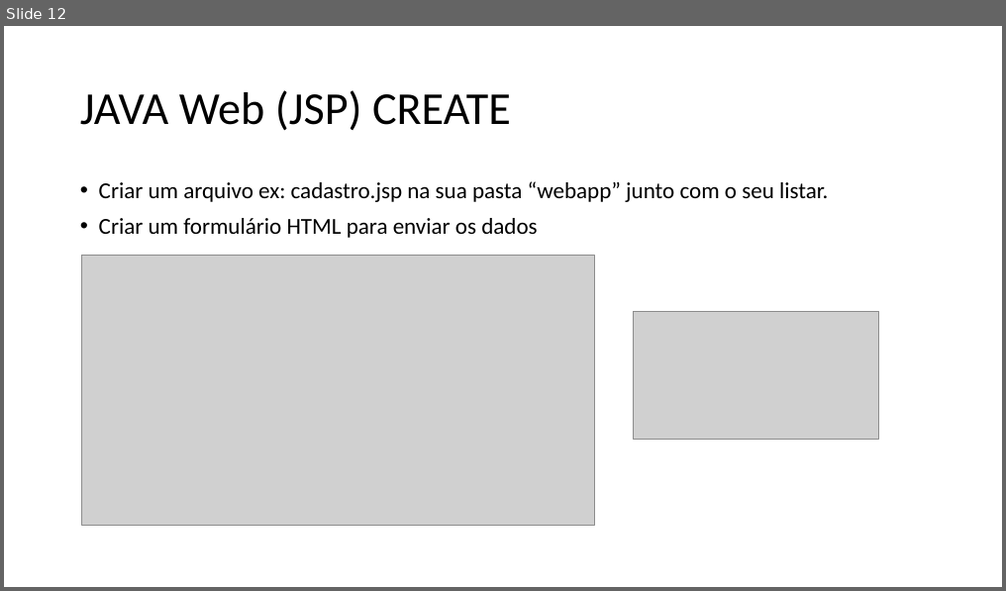
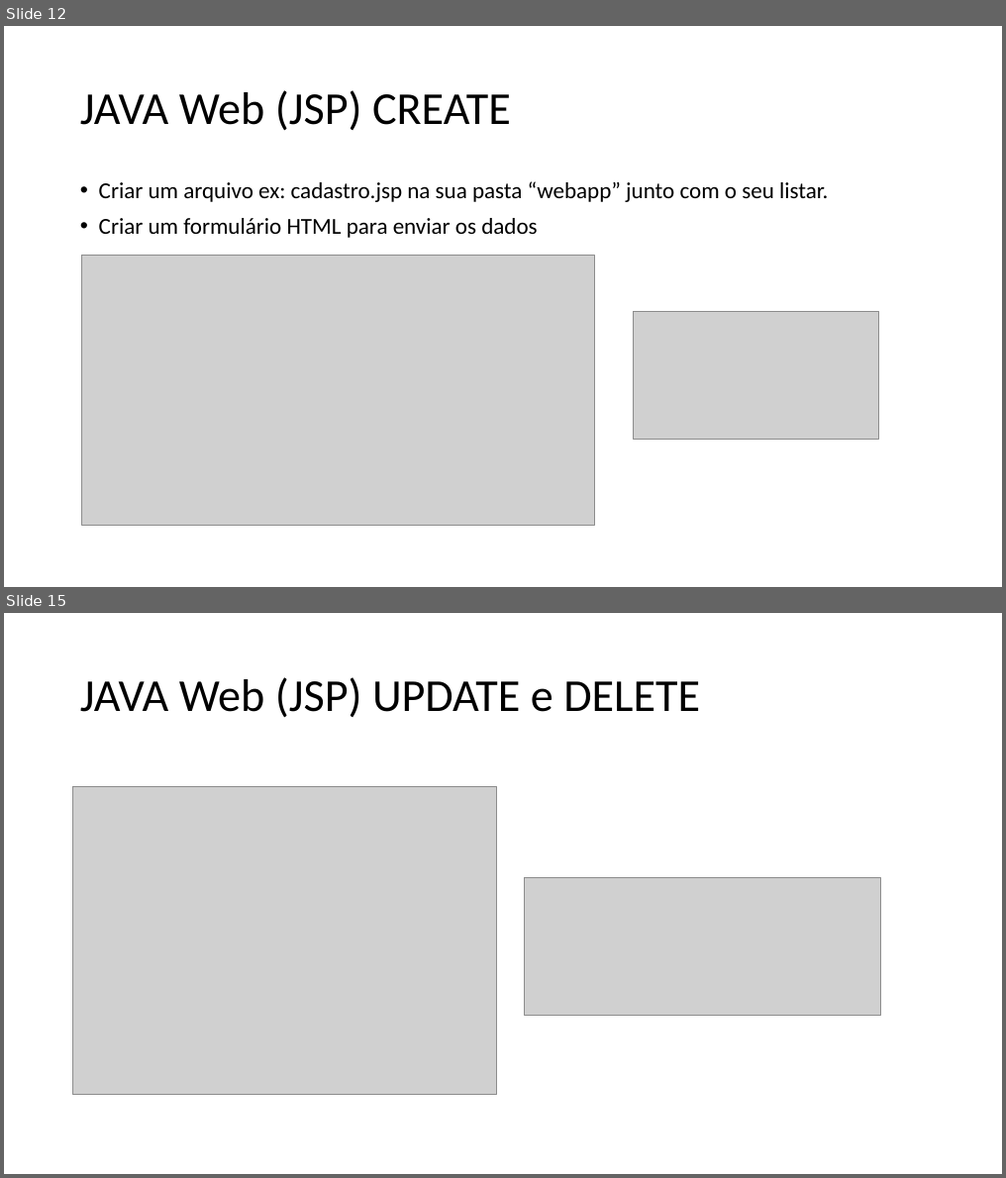
Before and after one commit to wellifabio/senai2021, a slide deck: 2des/pwbe/aula03/Tutorial CRUD – MVC – JAVA WEB.pptx. Shown one above the other, each under a label of ours: slide 12 before the commit, slides 12 and 15 after it; the slides between them are not shown. The pictures are 1006x591 and 1006x1178 pixels, drawn with LibreOffice and Linux fonts; fonts in the diff are those of the drawing; grey boxes stand for pictures. Boxes give left, top, right and bottom in pixels: in the first picture for what was removed or moved away, otherwise in the second. Text is boxed around its words. In the diff, an @@ line names an element or a change of style, - is before the commit and + after.

```diff
--- a/2des/pwbe/aula03/Tutorial CRUD – MVC – JAVA WEB.pptx
+++ b/2des/pwbe/aula03/Tutorial CRUD – MVC – JAVA WEB.pptx
@@ slide 15 added at bbox=[4, 613, 1002, 1174], background #FFFFFF @@
@@ title added at bbox=[80, 677, 700, 718], 44 pt, text #000000 @@
+JAVA Web (JSP) UPDATE e DELETE
@@ picture added at bbox=[73, 786, 497, 1095] @@
@@ picture added at bbox=[525, 878, 880, 1015] @@
```
Also in this commit, not shown: 4 other slides added, 13 other files.
